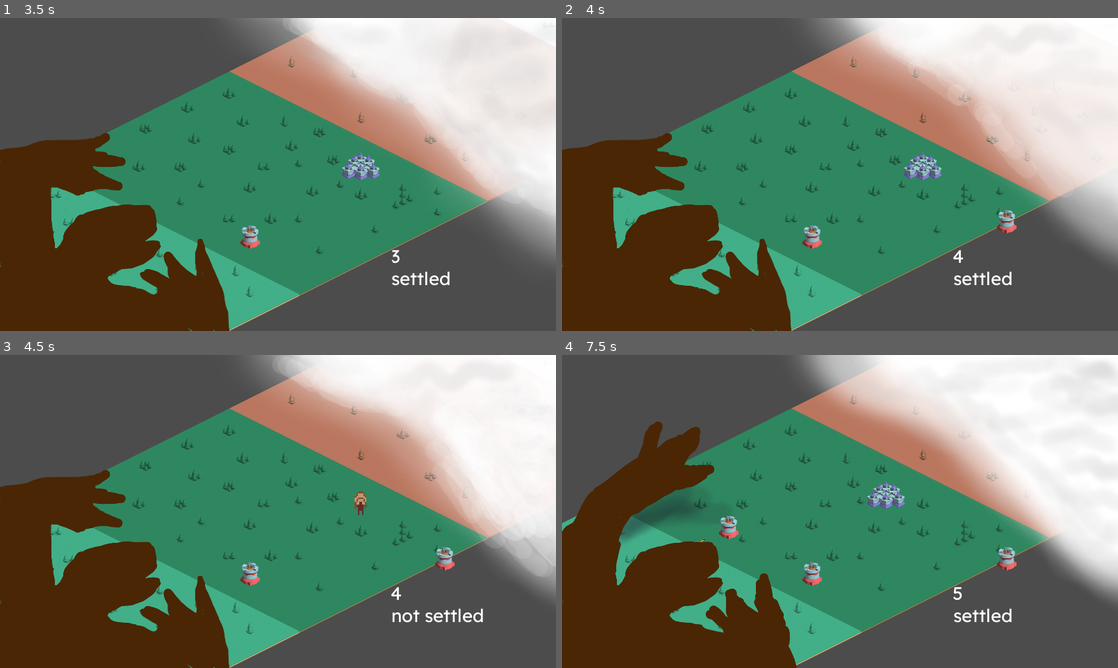
Above: before the commit, frames 1-4 (two rows, left to right).
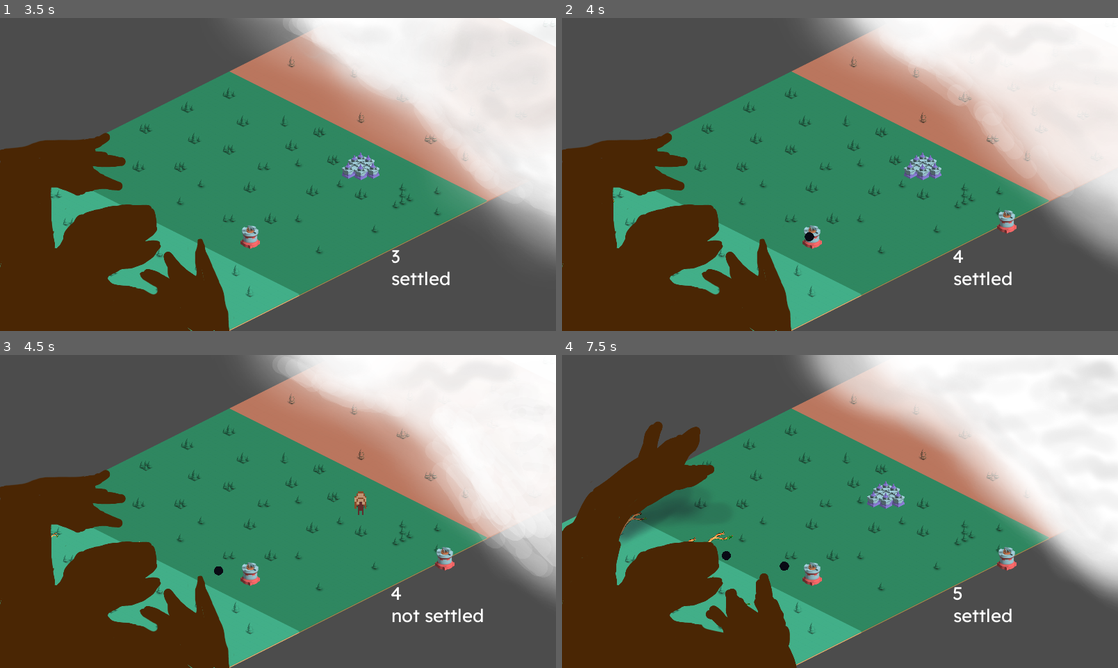
Above: after the commit, the same moments.

Repository: rayosdev/Doorigin
Game: Godot game, scene res://Main.tscn
The game is run twice, just before and just after one commit, with the same random seed, the same clock (stepped at 60 frames per second) and the same inputs.
Inputs (mouse positions are in pixels of both pictures, inside the frame that each line leads up to):
- Up to frame 1 (3.5 s): move the mouse to (400, 158) at 0.52 s; hold D (move_right) 0.53-1.28 s; tap Space (place_tower) at 0.6, 2.85 s; click (400, 158) at 0.67 s; move the mouse to (166, 190) at 1.27 s; hold S (move_down) 1.28-2.03 s; click (166, 190) at 1.35 s; move the mouse to (333, 105) at 2.02 s; hold D (move_right) 2.03-2.78 s; tap F (settle_base) at 2.1 s; move the mouse to (250, 237) at 2.77 s; hold W (move_up) from 2.78 s (still down); click (250, 237) at 2.92 s
- Up to frame 2 (4 s): tap Enter at 3.5 s; move the mouse to (1006, 221) at 3.52 s; release W (move_up) at 3.53 s; hold A (move_left) from 3.53 s (still down); click (1006, 221) at 3.6 s
- Up to frame 3 (4.5 s): keep holding A (move_left); move the mouse to (111, 464) at 4.27 s; tap F (settle_base) at 4.35 s
- Up to frame 4 (7.5 s): move the mouse to (867, 511) at 5.02 s; release A (move_left) at 5.03 s; hold S (move_down) 5.03-5.78 s; tap Space (place_tower) at 5.1, 7.35 s; click (867, 511) at 5.17 s; move the mouse to (756, 433) at 5.77 s; hold D (move_right) 5.78-6.53 s; click (756, 433) at 5.85 s; move the mouse to (962, 495) at 6.52 s; hold W (move_up) 6.53-7.28 s; tap F (settle_base) at 6.6 s; move the mouse to (728, 527) at 7.27 s; hold D (move_right) from 7.28 s (still down); click (728, 527) at 7.42 s

Frame 1 is identical in both runs. In frame 2, less than 0.1% of the frame differs, in the area x 9-46%, y 58-72%; in frame 3, less than 0.1%; in frame 4, 0.4%, in the area x 10-41%, y 50-80%.

Commit message:
functioning towers

Diff:
--- a/CameraFollowObject.tscn
+++ b/CameraFollowObject.tscn
@@ -201,6 +201,7 @@
 
 [node name="Area2D" type="Area2D" parent="."]
 collision_layer = 16
+collision_mask = 0
 
 [node name="CollisionShape2D" type="CollisionShape2D" parent="Area2D"]
 position = Vector2( -527, 351 )
--- a/Enemy.gd
+++ b/Enemy.gd
@@ -1,6 +1,6 @@
 extends KinematicBody2D
 
-export(float) var MAX_SPEED = 20.0
+export(float) var MAX_SPEED = 40.0
 onready var navigation_agent = $NavigationAgent2D
 var velocity = Vector2.ZERO
 var last_move_velocity = Vector2.ZERO
@@ -15,6 +15,8 @@
 	original_position = get_parent().global_position
 	player = get_node("/root/Main/Player")
 	set_target_location(original_position)
+
+	get_parent().get_node("RootFollower").connect("root_hit", self, "on_root_hurt")
 
 func set_target_location(target:Vector2) -> void:
 	navigation_agent.set_target_location(target)
@@ -41,10 +43,6 @@
 	set_target_location(original_position)
 	wait_at_home = true
 
-func _on_Area2D_area_entered(_area):
-	print_debug("enemy retreat")
-	on_root_hurt()
-
 func _on_Timer_timeout():
 	set_target_location(player.position)
 	wait_at_home = false
--- a/EnemyTarget.tscn
+++ b/EnemyTarget.tscn
@@ -1,13 +1,9 @@
-[gd_scene load_steps=6 format=2]
+[gd_scene load_steps=4 format=2]
 
 [ext_resource path="res://Enemy.gd" type="Script" id=1]
 [ext_resource path="res://prefabs/root.tscn" type="PackedScene" id=2]
 
 [sub_resource type="CircleShape2D" id=1]
-
-[sub_resource type="CircleShape2D" id=5]
-
-[sub_resource type="CircleShape2D" id=6]
 
 [node name="Node2D" type="Node2D"]
 
@@ -21,25 +17,11 @@
 
 [node name="NavigationAgent2D" type="NavigationAgent2D" parent="Enemy"]
 
-[node name="Area2D" type="Area2D" parent="Enemy"]
-collision_layer = 2
-
-[node name="CollisionShape2D" type="CollisionShape2D" parent="Enemy/Area2D"]
-shape = SubResource( 5 )
-
 [node name="Timer" type="Timer" parent="Enemy"]
 wait_time = 2.0
 one_shot = true
 
-[node name="HitBox" type="Area2D" parent="Enemy"]
-collision_layer = 16
-collision_mask = 16
-
-[node name="CollisionShape2D" type="CollisionShape2D" parent="Enemy/HitBox"]
-shape = SubResource( 6 )
-
 [node name="RootFollower" parent="." instance=ExtResource( 2 )]
 target_object = NodePath("../Enemy")
 
-[connection signal="area_entered" from="Enemy/Area2D" to="Enemy" method="_on_Area2D_area_entered"]
 [connection signal="timeout" from="Enemy/Timer" to="Enemy" method="_on_Timer_timeout"]
--- a/prefabs/Tower.tscn
+++ b/prefabs/Tower.tscn
@@ -1,8 +1,21 @@
-[gd_scene load_steps=3 format=2]
+[gd_scene load_steps=4 format=2]
 
 [ext_resource path="res://script/Tower.gd" type="Script" id=1]
 [ext_resource path="res://assets/Towers/CannonTower.png" type="Texture" id=2]
 
+[sub_resource type="RectangleShape2D" id=1]
+extents = Vector2( 36, 39.5 )
+
 [node name="Tower" type="Sprite"]
 texture = ExtResource( 2 )
 script = ExtResource( 1 )
+
+[node name="Area2D" type="Area2D" parent="."]
+collision_layer = 0
+collision_mask = 16
+
+[node name="CollisionShape2D" type="CollisionShape2D" parent="Area2D"]
+position = Vector2( 1, -1.5 )
+shape = SubResource( 1 )
+
+[connection signal="area_entered" from="Area2D" to="." method="_on_Area2D_area_entered"]
--- a/prefabs/TowerProjectile.tscn
+++ b/prefabs/TowerProjectile.tscn
@@ -6,17 +6,31 @@
 [sub_resource type="CircleShape2D" id=1]
 radius = 17.2653
 
+[sub_resource type="CircleShape2D" id=2]
+radius = 17.0
+
 [node name="TowerProjectile" type="KinematicBody2D"]
+collision_layer = 0
+collision_mask = 0
 script = ExtResource( 2 )
 
 [node name="Sprite" type="Sprite" parent="."]
 texture = ExtResource( 1 )
 
 [node name="CollisionShape2D" type="CollisionShape2D" parent="."]
+visible = false
 shape = SubResource( 1 )
 
 [node name="Timer" type="Timer" parent="."]
 wait_time = 5.0
 autostart = true
 
+[node name="Area2D" type="Area2D" parent="."]
+collision_layer = 256
+collision_mask = 16
+
+[node name="CollisionShape2D" type="CollisionShape2D" parent="Area2D"]
+shape = SubResource( 2 )
+
 [connection signal="timeout" from="Timer" to="." method="_on_Timer_timeout"]
+[connection signal="area_entered" from="Area2D" to="." method="_on_Area2D_area_entered"]
--- a/prefabs/root.tscn
+++ b/prefabs/root.tscn
@@ -603,7 +603,6 @@
 script = ExtResource( 2 )
 target_object = NodePath("debugTarget")
 
-
 [node name="Node2D" type="Node2D" parent="."]
 
 [node name="Polygon2D" type="Polygon2D" parent="Node2D"]
@@ -628,7 +627,7 @@
 [node name="Area2D" type="Area2D" parent="Skeleton2D/upper"]
 position = Vector2( -1, 3 )
 collision_layer = 16
-collision_mask = 16
+collision_mask = 256
 
 [node name="CollisionShape2D" type="CollisionShape2D" parent="Skeleton2D/upper/Area2D"]
 position = Vector2( 3, 55 )
@@ -645,7 +644,7 @@
 [node name="Area2D2" type="Area2D" parent="Skeleton2D/upper/Bone2D"]
 position = Vector2( -1, 2 )
 collision_layer = 16
-collision_mask = 16
+collision_mask = 256
 
 [node name="CollisionShape2D" type="CollisionShape2D" parent="Skeleton2D/upper/Bone2D/Area2D2"]
 position = Vector2( -5, 32 )
@@ -663,7 +662,7 @@
 position = Vector2( 1, 3 )
 rotation = 0.115548
 collision_layer = 16
-collision_mask = 16
+collision_mask = 256
 
 [node name="CollisionShape2D" type="CollisionShape2D" parent="Skeleton2D/upper/Bone2D/Bone2D/Area2D3"]
 position = Vector2( 32.1234, 42.5804 )
@@ -682,7 +681,7 @@
 position = Vector2( 2, 5 )
 rotation = 0.483456
 collision_layer = 16
-collision_mask = 16
+collision_mask = 256
 
 [node name="CollisionShape2D" type="CollisionShape2D" parent="Skeleton2D/upper/Bone2D/Bone2D/Bone2D/Area2D4"]
 position = Vector2( 16.3245, 20.7935 )
@@ -701,7 +700,7 @@
 position = Vector2( 1, 6 )
 rotation = 0.483456
 collision_layer = 16
-collision_mask = 16
+collision_mask = 256
 
 [node name="CollisionShape2D" type="CollisionShape2D" parent="Skeleton2D/upper/Bone2D/Bone2D/Bone2D/Bone2D/Area2D5"]
 position = Vector2( 6.1758, 18.217 )
@@ -712,7 +711,7 @@
 position = Vector2( -2, 3 )
 rotation = 0.483456
 collision_layer = 16
-collision_mask = 16
+collision_mask = 256
 
 [node name="CollisionShape2D" type="CollisionShape2D" parent="Skeleton2D/upper/Bone2D/Bone2D/Bone2D/Bone2D/Area2D6"]
 position = Vector2( -11.9526, 28.8641 )
@@ -731,7 +730,7 @@
 position = Vector2( 0, -1 )
 rotation = 0.483456
 collision_layer = 16
-collision_mask = 16
+collision_mask = 256
 
 [node name="CollisionShape2D" type="CollisionShape2D" parent="Skeleton2D/upper/Bone2D/Bone2D/Bone2D/Bone2D/Bone2D/Area2D7"]
 position = Vector2( -12.838, 29.3289 )
@@ -750,7 +749,7 @@
 position = Vector2( 0, 1 )
 rotation = 0.483456
 collision_layer = 16
-collision_mask = 16
+collision_mask = 256
 
 [node name="CollisionShape2D" type="CollisionShape2D" parent="Skeleton2D/upper/Bone2D/Bone2D/Bone2D/Bone2D/Bone2D/Bone2D/Area2D8"]
 position = Vector2( -12.838, 29.3289 )
@@ -804,7 +803,7 @@
 position = Vector2( 0, 2 )
 rotation = 0.483456
 collision_layer = 16
-collision_mask = 16
+collision_mask = 256
 
 [node name="CollisionShape2D" type="CollisionShape2D" parent="Skeleton2D/upper/Bone2D/Bone2D/Bone2D/Bone2D/Bone2D2/Area2D9"]
 position = Vector2( -12.838, 29.3289 )
@@ -824,4 +823,13 @@
 [node name="debugTarget" type="Position2D" parent="."]
 position = Vector2( 622, 135 )
 
+[connection signal="area_entered" from="Skeleton2D/upper/Area2D" to="." method="_on_Area2D_area_entered"]
+[connection signal="area_entered" from="Skeleton2D/upper/Bone2D/Area2D2" to="." method="_on_Area2D_area_entered"]
+[connection signal="area_entered" from="Skeleton2D/upper/Bone2D/Bone2D/Area2D3" to="." method="_on_Area2D_area_entered"]
+[connection signal="area_entered" from="Skeleton2D/upper/Bone2D/Bone2D/Bone2D/Area2D4" to="." method="_on_Area2D_area_entered"]
+[connection signal="area_entered" from="Skeleton2D/upper/Bone2D/Bone2D/Bone2D/Bone2D/Area2D5" to="." method="_on_Area2D_area_entered"]
+[connection signal="area_entered" from="Skeleton2D/upper/Bone2D/Bone2D/Bone2D/Bone2D/Area2D6" to="." method="_on_Area2D_area_entered"]
+[connection signal="area_entered" from="Skeleton2D/upper/Bone2D/Bone2D/Bone2D/Bone2D/Bone2D/Area2D7" to="." method="_on_Area2D_area_entered"]
+[connection signal="area_entered" from="Skeleton2D/upper/Bone2D/Bone2D/Bone2D/Bone2D/Bone2D/Bone2D/Area2D8" to="." method="_on_Area2D_area_entered"]
+[connection signal="area_entered" from="Skeleton2D/upper/Bone2D/Bone2D/Bone2D/Bone2D/Bone2D2/Area2D9" to="." method="_on_Area2D_area_entered"]
 [connection signal="timeout" from="UpdateTargetTimer" to="." method="_on_UpdateTargetTimer_timeout"]
--- a/script/RootFollower.gd
+++ b/script/RootFollower.gd
@@ -1,4 +1,6 @@
 extends Node2D
+# warning-ignore:unused_signal
+signal root_hit
 
 export(NodePath) var target_object
 onready var _target_object = get_node(target_object)
@@ -19,9 +21,11 @@
 
 	# scale bones
 	for b in bones:
+# warning-ignore:return_value_discarded
 		tween.tween_property(b, "global_scale", Vector2(target_distance_mod,target_distance_mod), 0.1)
 
 	# Move the last bone to target
+# warning-ignore:return_value_discarded
 	tween.tween_property(bones[-1], "global_position", target, 0.1)
 
 	# root bone rotation
@@ -37,3 +41,8 @@
 
 func _on_UpdateTargetTimer_timeout():
 	move_to_target(_target_object.global_position)
+
+# warning-ignore:unused_argument
+func _on_Area2D_area_entered(area:Area2D):
+	print_debug(area.name)
+	emit_signal("root_hit")
--- a/script/Tower.gd
+++ b/script/Tower.gd
@@ -1,7 +1,7 @@
 extends Sprite
 
 
-export var radius = 75
+export var radius = 500
 var upgrades = []
 var time_since_last_shot = Time.get_ticks_msec()
 const time_between_shots = 1000 #in ms
@@ -23,6 +23,11 @@
 
 func find_closest_enemy():
 	var enemies = get_tree().get_nodes_in_group("Enemies")
+	print_debug(enemies)
 	for enemy in enemies:
 		if position.distance_to(enemy.global_position) < radius:
 			return enemy
+
+
+func _on_Area2D_area_entered(area:Area2D):
+	queue_free()
--- a/script/TowerProjectile.gd
+++ b/script/TowerProjectile.gd
@@ -1,7 +1,7 @@
 extends KinematicBody2D
 
 var target_destination
-var speed = 5
+var speed = 200
 
 func _ready():
 	pass
@@ -10,8 +10,12 @@
 	target_destination = target
 
 func _physics_process(delta):
-	move_and_slide(target_destination * speed)
+	global_position = global_position.move_toward(target_destination, delta*speed)
+	#move_and_slide(target_destination.normalized() * speed)
 
 
 func _on_Timer_timeout():
 	queue_free()
+
+func _on_Area2D_area_entered(area:Area2D):
+	queue_free()
Not shown: 1 places in prefabs/TowerProjectile.tscn that only renumber resources
